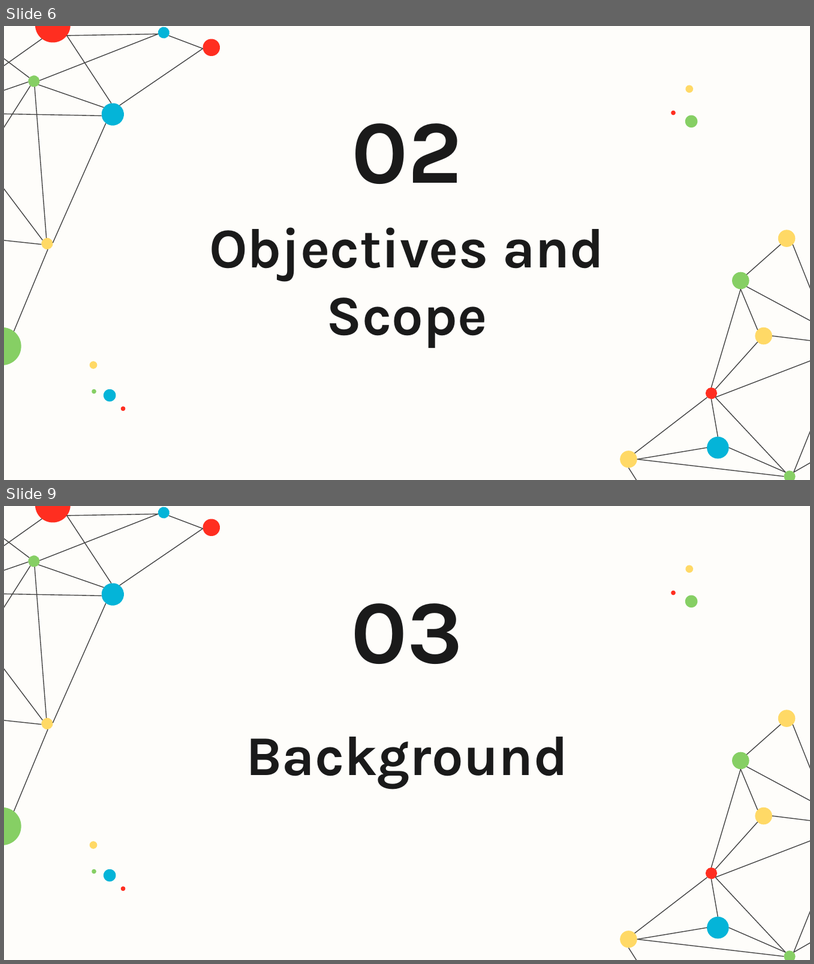
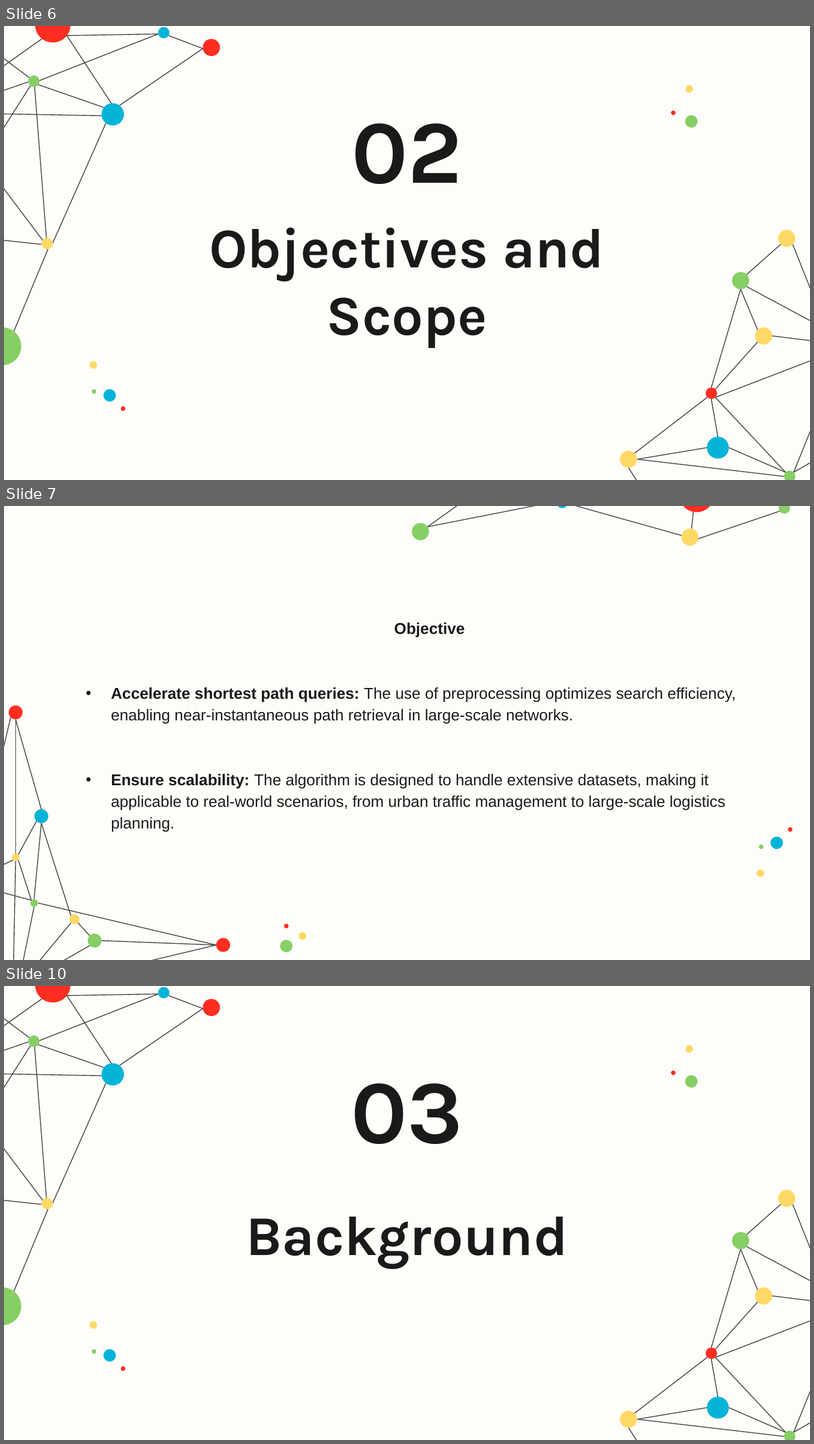
Before and after one commit to Chand-ra/Mini-Project, a slide deck: presentation/presentation.pptx. Shown one above the other, each under a label of ours: slides 6 and 9 before the commit, slides 6, 7 and 10 after it; the slides between them are not shown. The pictures are 814x964 and 814x1444 pixels, drawn with LibreOffice and Linux fonts; fonts in the diff are those of the drawing. Boxes give left, top, right and bottom in pixels: in the first picture for what was removed or moved away, otherwise in the second. Text is boxed around its words. In the diff, an @@ line names an element or a change of style, - is before the commit and + after.

```diff
--- a/presentation/presentation.pptx
+++ b/presentation/presentation.pptx
@@ slide 7 added at box(4, 506, 810, 960), background #FEFDFA @@
@@ text added at box(111, 622, 736, 832), 14 pt, text #1A1A1A @@
+Objective
+• Accelerate shortest path queries: The use of preprocessing optimizes search efficiency, enabling near-instantaneous path retrieval in large-scale networks.
+• Ensure scalability: The algorithm is designed to handle extensive datasets, making it applicable to real-world scenarios, from urban traffic management to large-scale logistics planning.
@@ group added at box(4, 506, 792, 960): 23 lines, 12 ellipses @@
@@ group added at box(281, 827, 794, 952): 7 ellipses @@
@@ what was slide 9 is now slide 10 @@
```
Also in this commit, not shown: 2 other slides added, 2 slides removed, 2 other files.
